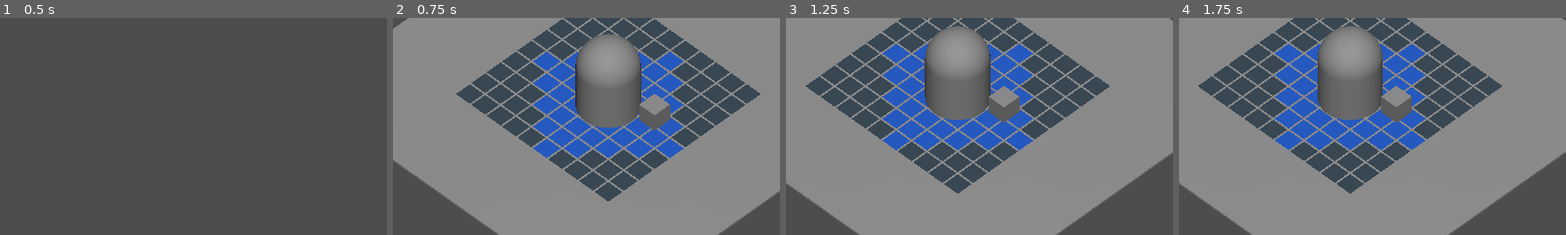
Above: before the commit, frames 1-4 (left to right).
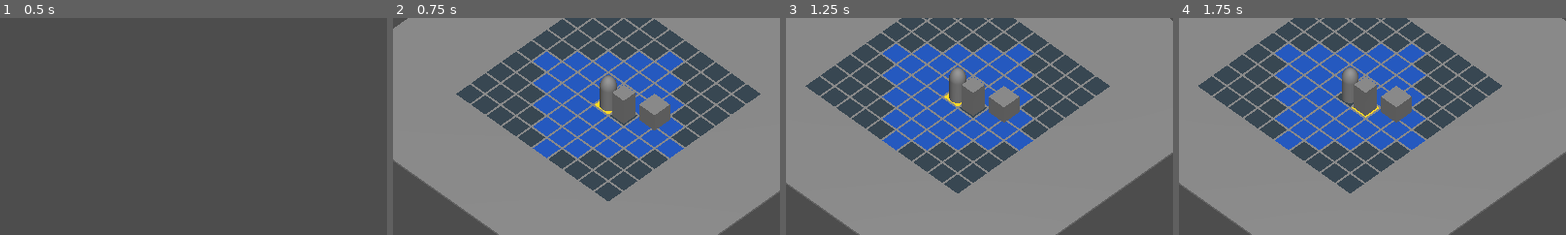
Above: after the commit, the same moments.

Repository: sillpct/lagoutte
Game: Godot game, scene res://scenes/main/main.tscn
Same seed, same stepped clock (60 frames per second), same inputs: the game is played once before the commit and once after it.
Inputs (mouse positions are % of the whole screen's width and height, from its top left):
- Up to frame 1 (0.5 s): no input
- Up to frame 2 (0.75 s): click "Nouvelle Partie" at 0.5 s
- Up to frame 3 (1.25 s): no input
- Up to frame 4 (1.75 s): tap Enter (ui_accept) at 1.25, 1.52 s; move the mouse to (72, 45) at 1.27 s; hold Right (ui_right) from 1.28 s (still down); hold T (end_turn) from 1.28 s (still down); click (72, 45) at 1.42 s
The pictures show only the part of the screen within x 28-78%, y 32-82%; the shares and areas given below are measured in that part.

Frame 1 is identical in both runs. In frame 2, 4.8% of the frame differs, in the area x 47-65%, y 7-51%; in frame 3, 4.8%; in frame 4, 4.8%.

Commit message:
chore: échelle du modèle joueur (placeholder)

Diff:
--- a/scenes/entities/player.tscn
+++ b/scenes/entities/player.tscn
@@ -16,7 +16,7 @@
 incarnation = ExtResource("2_incarnation")
 
 [node name="Body" type="MeshInstance3D" parent="." unique_id=647846233]
-transform = Transform3D(3, 0, 0, 0, 3, 0, 0, 0, 3, 0, 1, 0)
+transform = Transform3D(0.8, 0, 0, 0, 1.2, 0, 0, 0, 0.8, 0, 0.6, 0)
 mesh = SubResource("CapsuleMesh_0qees")
 
 [node name="Collision" type="CollisionShape3D" parent="." unique_id=1187266815]
